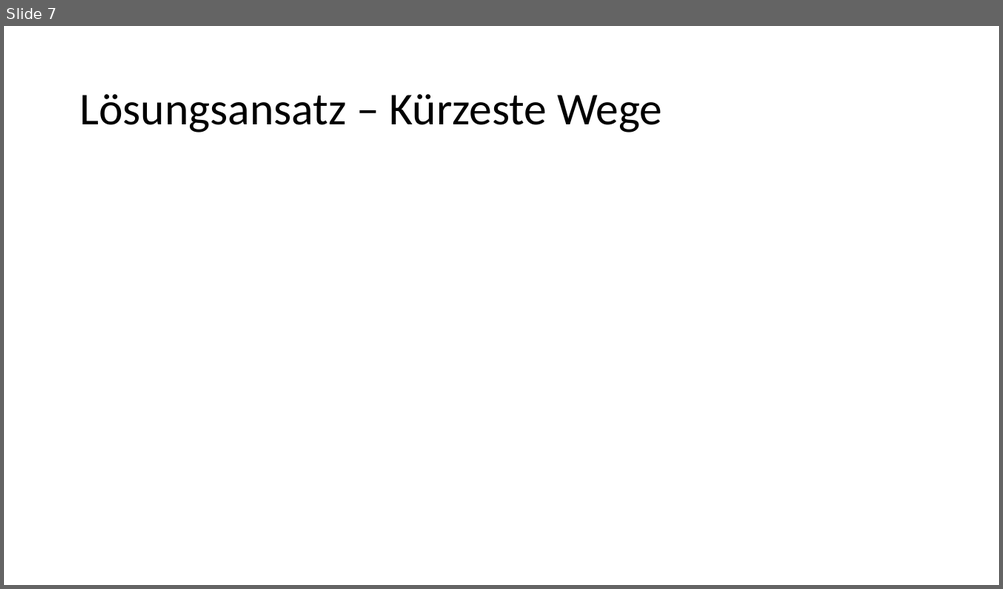
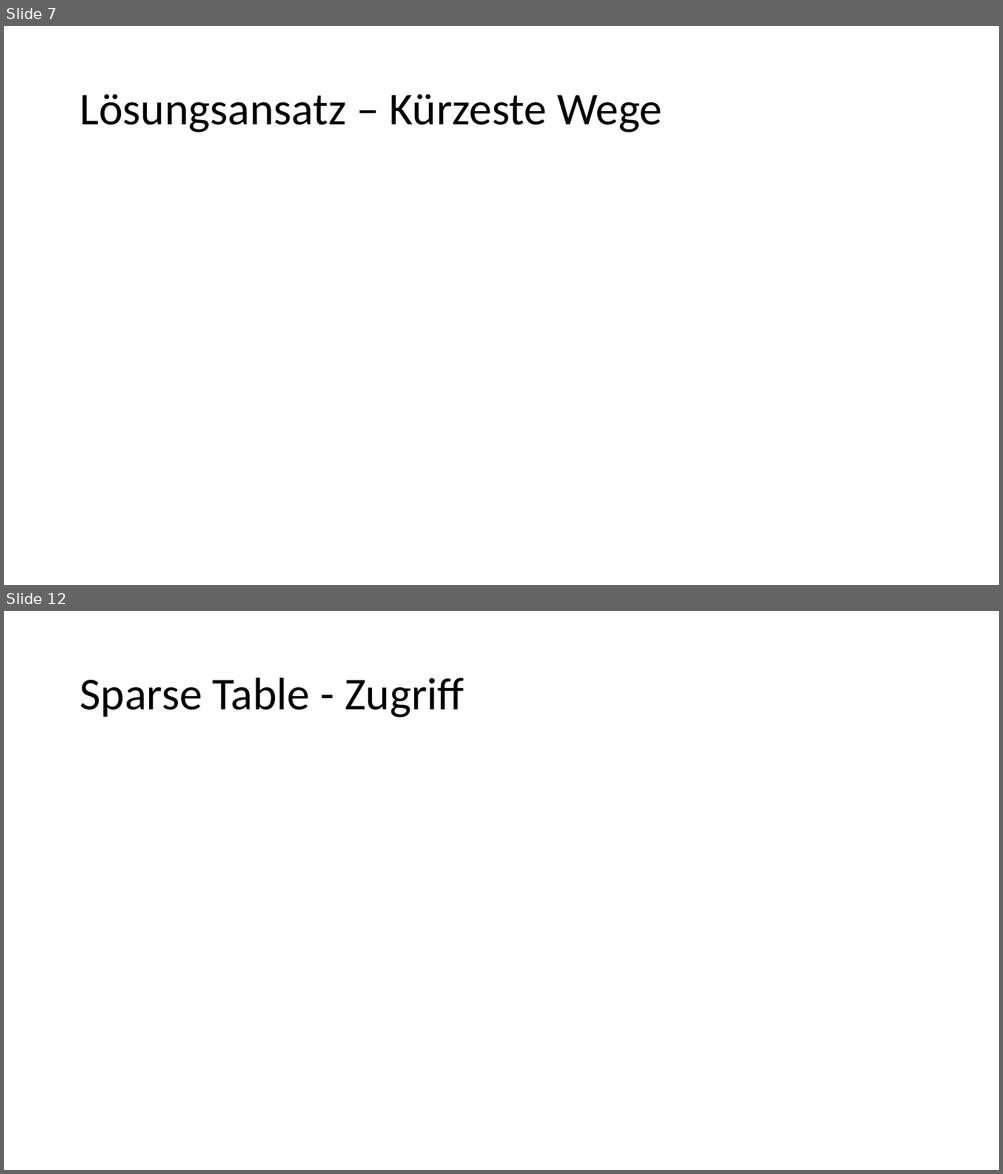
Before and after one commit to EiS94/Programmierwettbewerb, a slide deck: Präsentation/Präsentation.pptx. Shown one above the other, each under a label of ours: slide 7 before the commit, slides 7 and 12 after it; the slides between them are not shown. The pictures are 1003x589 and 1003x1174 pixels, drawn with LibreOffice and Linux fonts; fonts in the diff are those of the drawing; grey boxes stand for pictures. Boxes give left, top, right and bottom in pixels: in the first picture for what was removed or moved away, otherwise in the second. Text is boxed around its words. In the diff, an @@ line names an element or a change of style, - is before the commit and + after.

```diff
--- a/Präsentation/Präsentation.pptx
+++ b/Präsentation/Präsentation.pptx
@@ slide 12 added at [4,611,999,1170], background #FFFFFF @@
@@ title added at [79,678,464,718], 44 pt, text #000000 @@
+Sparse Table - Zugriff
```
Also in this commit, not shown: 1 slide changed, 4 other slides added, 1 slide removed, 8 other files.
